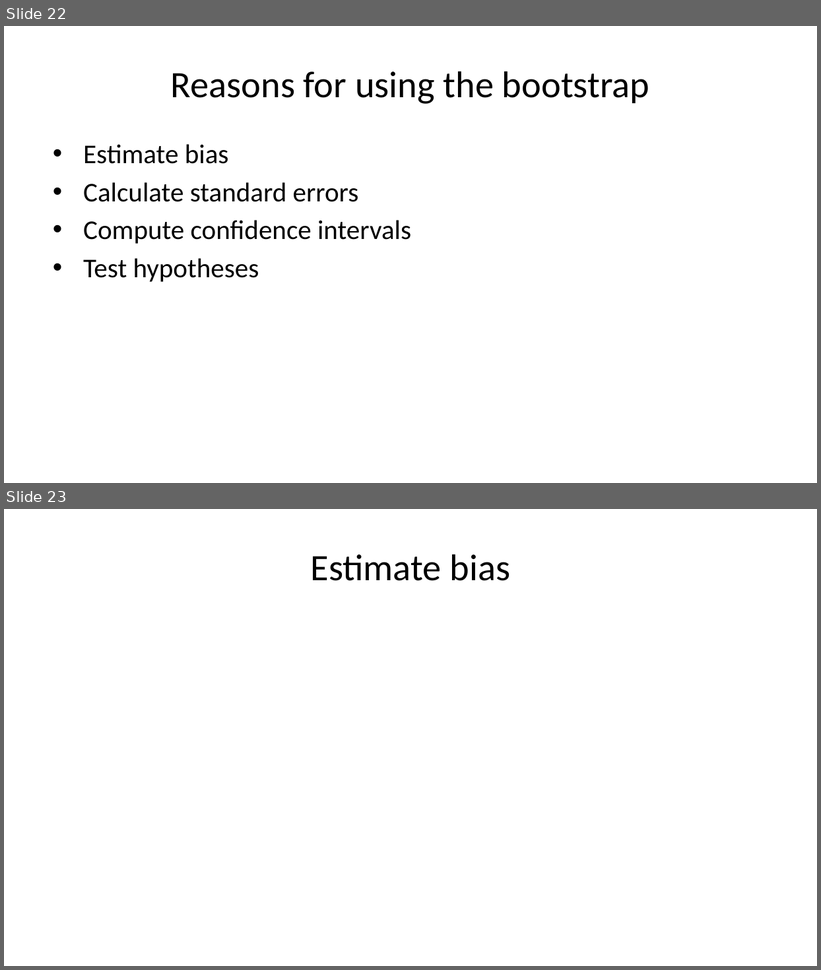
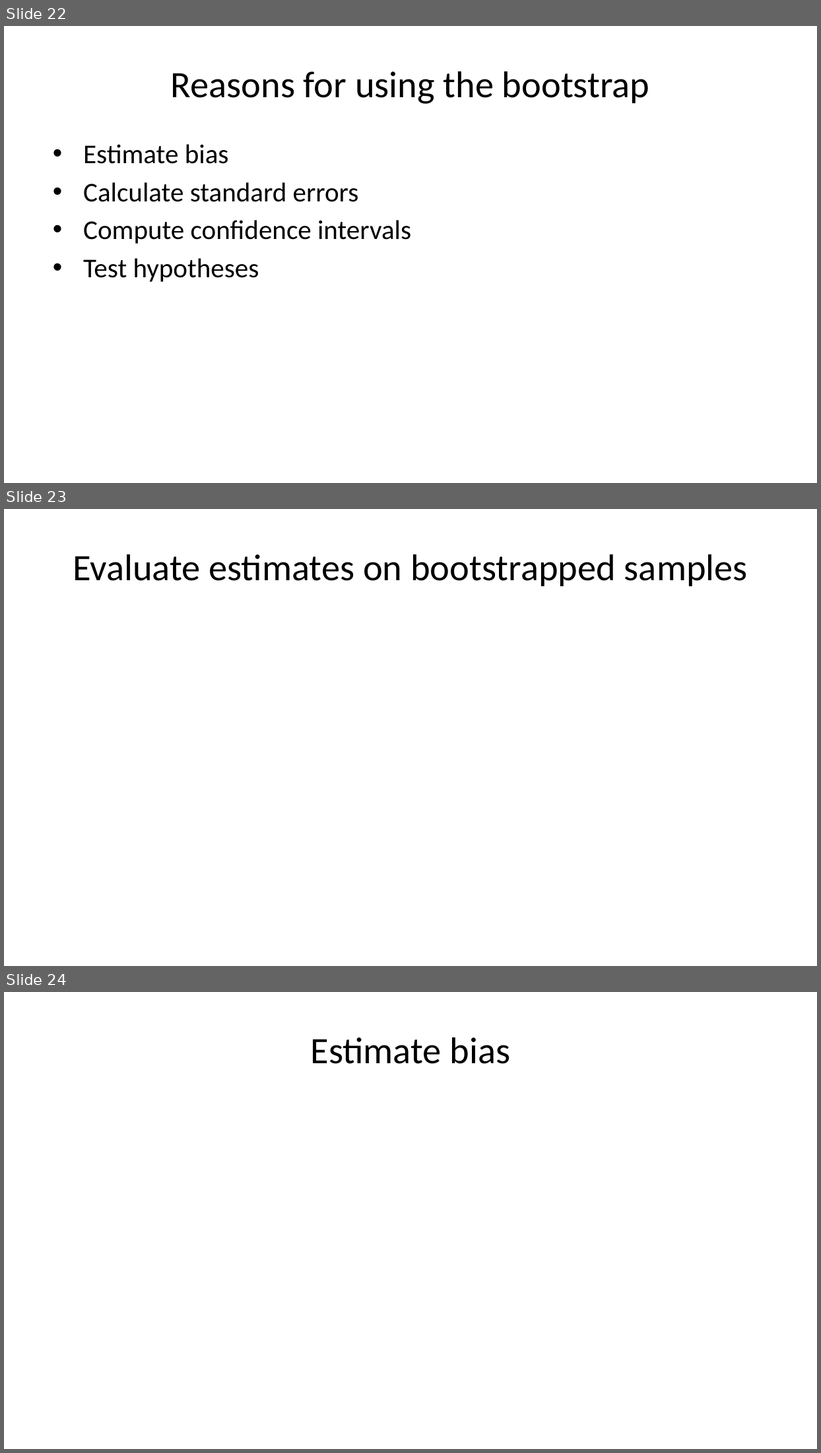
Before and after one commit to pmean/papers-and-presentations, a slide deck: bootstrap/src/bootstrap-slides.pptx. Shown one above the other, each under a label of ours: slides 22 and 23 before the commit, slides 22, 23 and 24 after it. The pictures are 821x970 and 821x1453 pixels, drawn with LibreOffice and Linux fonts; fonts in the diff are those of the drawing. Boxes give left, top, right and bottom in pixels: in the first picture for what was removed or moved away, otherwise in the second. Text is boxed around its words. In the diff, an @@ line names an element or a change of style, - is before the commit and + after.

Commit message:
Added bias correction and acceleration plots to bootstrap talk

```diff
--- a/bootstrap/src/bootstrap-slides.pptx
+++ b/bootstrap/src/bootstrap-slides.pptx
@@ slide 23 added at box(4, 509, 817, 966), background #FFFFFF @@
@@ title added at box(73, 554, 748, 586), 33 pt, text #000000 @@
+Evaluate estimates on bootstrapped samples
@@ what was slide 23 is now slide 24 @@
```
Also in this commit, not shown: 2 slides changed, 7 other slides added, 1 other file.
